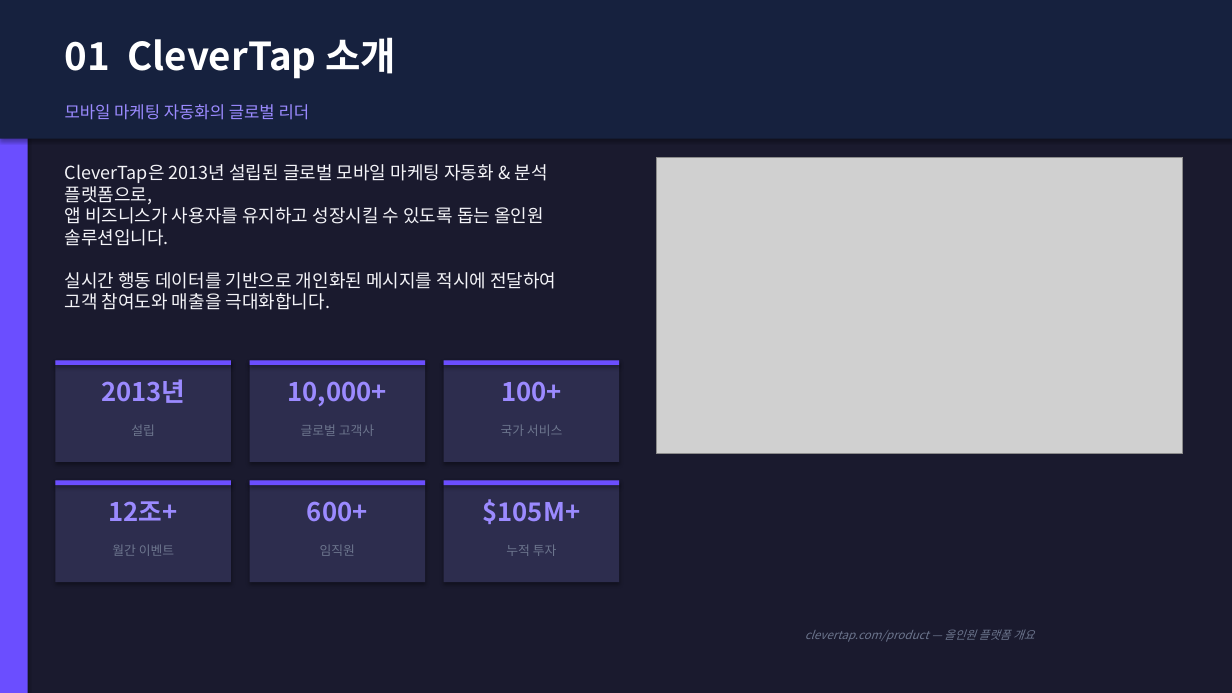
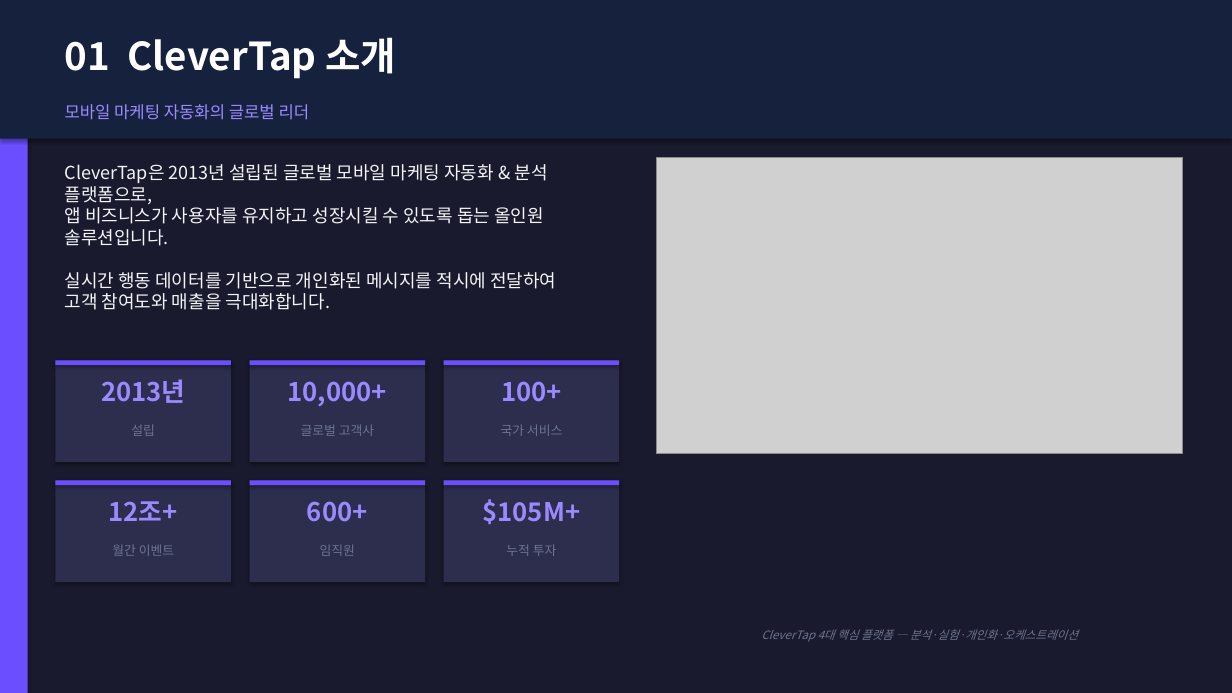
Before and after one commit to redskio/pepper, a slide deck: slide 3 of output/clevertap_proposal_kr_v5.pptx. Drawn at 1232x693 pixels with LibreOffice and Linux fonts; fonts in the diff are those of the drawing; grey boxes stand for pictures. Boxes give left, top, right and bottom in pixels: in the first picture for what was removed or moved away, otherwise in the second. Text is boxed around its words. In the diff, an @@ line names an element or a change of style, - is before the commit and + after.

```diff
--- a/output/clevertap_proposal_kr_v5.pptx
+++ b/output/clevertap_proposal_kr_v5.pptx
@@ text at box(761, 629, 1078, 642): text changed @@
-clevertap.com/product — 올인원 플랫폼 개요
+CleverTap 4대 핵심 플랫폼 — 분석·실험·개인화·오케스트레이션
```
Also in this commit, not shown: 9 other slides changed, 4 other files.
